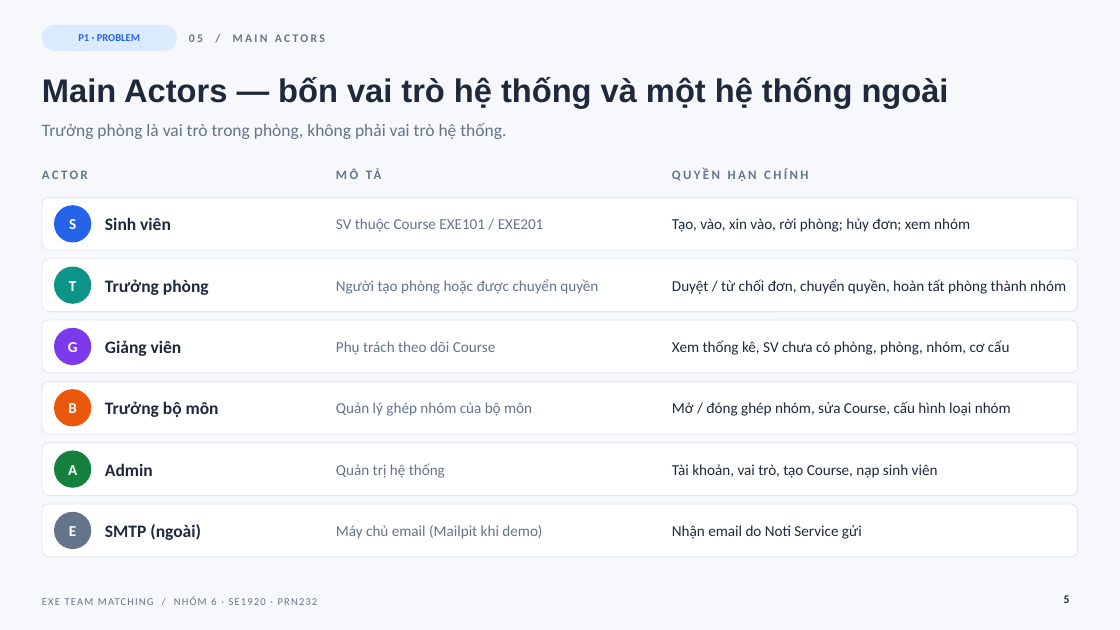
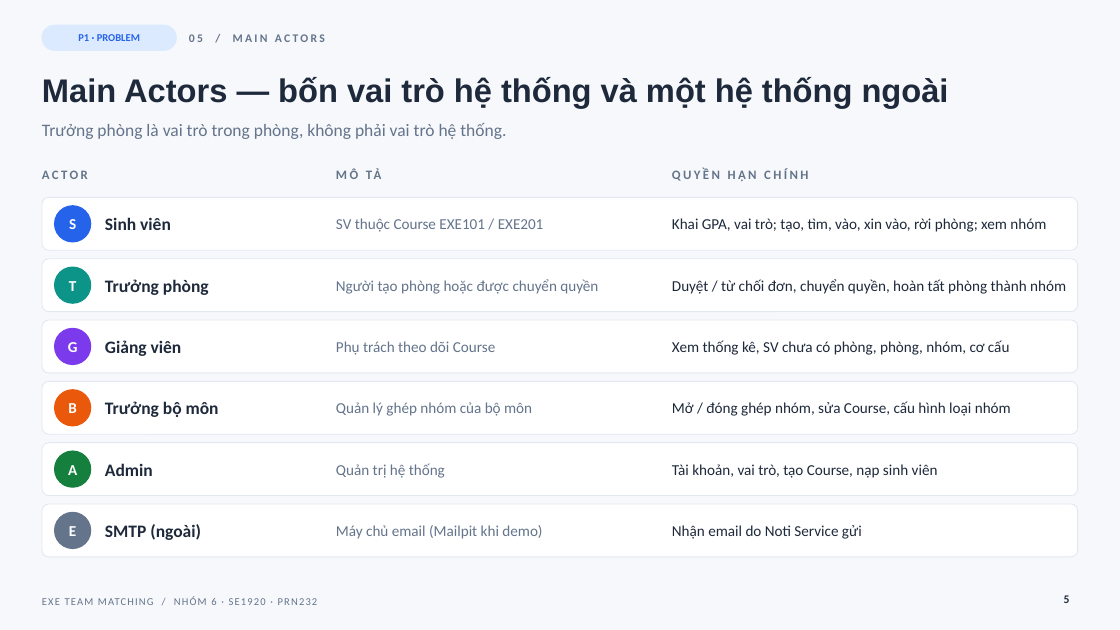
Before and after one commit to co-duong-hao/PRN232_Final, a slide deck: slide 5 of docs/slides/EXE_Team_Matching_Nhom6.pptx. Drawn at 1120x630 pixels with LibreOffice and Linux fonts; fonts in the diff are those of the drawing. Boxes give left, top, right and bottom in pixels: in the first picture for what was removed or moved away, otherwise in the second. Text is boxed around its words. In the diff, an @@ line names an element or a change of style, - is before the commit and + after.

```diff
--- a/docs/slides/EXE_Team_Matching_Nhom6.pptx
+++ b/docs/slides/EXE_Team_Matching_Nhom6.pptx
@@ text at (672, 218, 1046, 232): text changed @@
-Tạo, vào, xin vào, rời phòng; hủy đơn; xem nhóm
+Khai GPA, vai trò; tạo, tìm, vào, xin vào, rời phòng; xem nhóm
```
Also in this commit, not shown: 12 other slides changed, 1 slide added, 2 other files.
